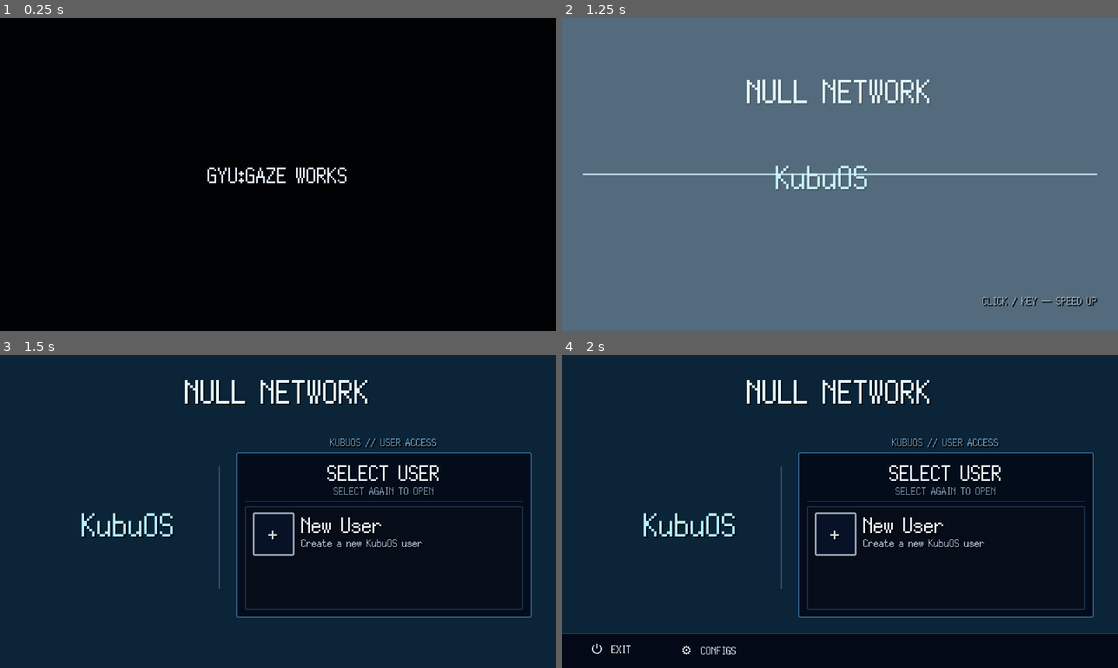
Above: before the commit, frames 1-4 (two rows, left to right).
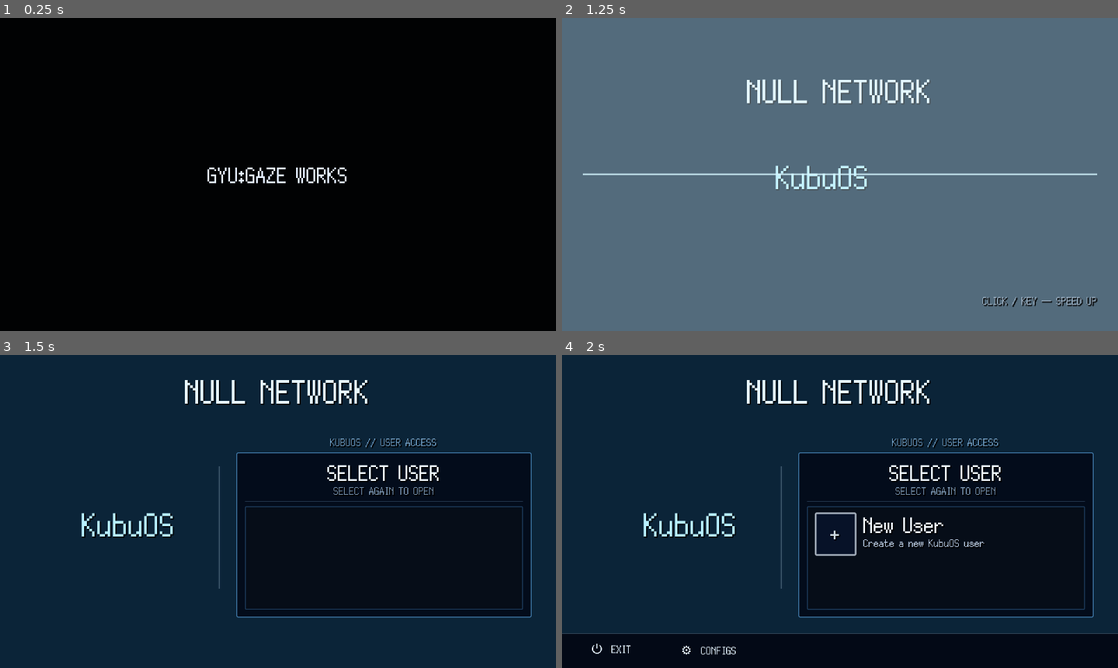
Above: after the commit, the same moments.

Repository: GYU-GAZE/NULL-NETWORK
Game: Godot game, scene res://core/bootstrap/bootstrap.tscn
Same seed, same stepped clock (60 frames per second), same inputs: the game is played once before the commit and once after it. The engine's default icon, where the game draws it, is replaced by a stand-in: a white triangle on a blue panel in a dark square.
Inputs (mouse positions are in pixels of both pictures, inside the frame that each line leads up to):
- Up to frame 1 (0.25 s): no input
- Up to frame 2 (1.25 s): tap Enter at 0.5 s; move the mouse to (962, 158) at 0.52 s; hold D (local_area_move_right) from 0.53 s (still down); tap E (local_area_interact) at 0.6 s; click (962, 158) at 0.67 s
- Up to frame 3 (1.5 s): release D (local_area_move_right) at 1.25 s; drag from (166, 527) to (250, 574) at 1.27 s
- Up to frame 4 (2 s): no input

Frames 1-2 are identical in both runs. In frame 3, 0.7% of the frame differs, in the area x 45-78%, y 42-65%; in frame 4, nothing differs.

Commit message:
Use polished startup menu presentation controller

Diff:
--- a/systems/startup/startup_menu.tscn
+++ b/systems/startup/startup_menu.tscn
@@ -1,6 +1,6 @@
 [gd_scene load_steps=9 format=3]
 
-[ext_resource type="Script" path="res://systems/startup/startup_menu.gd" id="1_script"]
+[ext_resource type="Script" path="res://systems/startup/startup_menu_revamped.gd" id="1_script"]
 [ext_resource type="Resource" path="res://data/content/startup/default_startup_presentation.tres" id="2_data"]
 [ext_resource type="PackedScene" path="res://systems/startup/startup_mode_option.tscn" id="3_mode_option"]
 [ext_resource type="Script" path="res://systems/ui/motion/ui_motion_player.gd" id="4_motion_player"]
